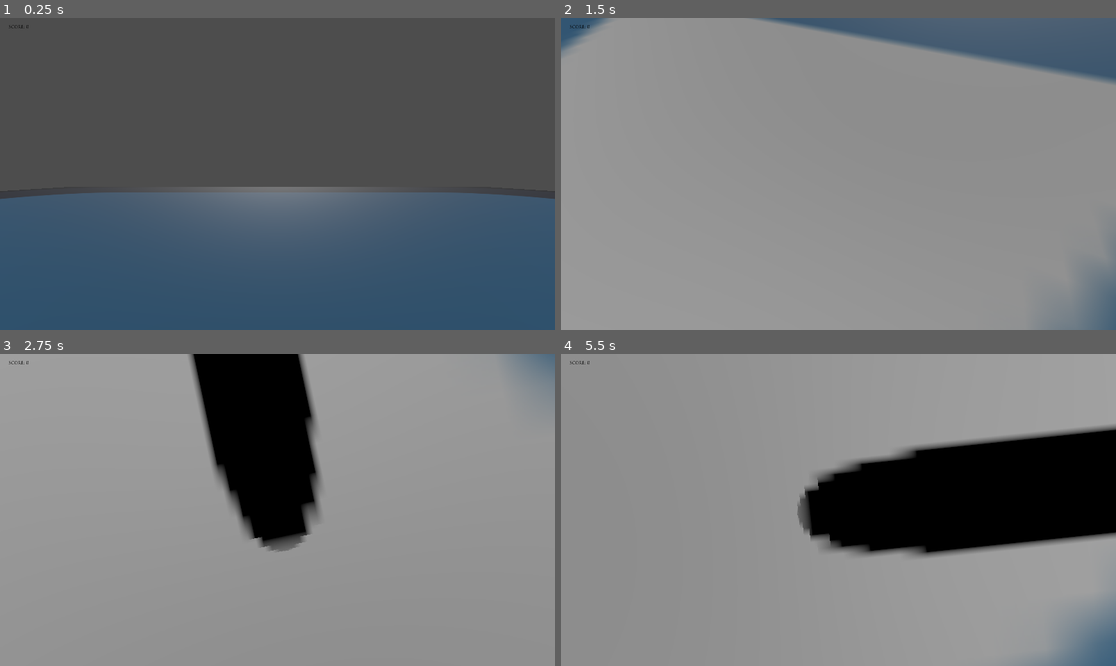
Above: before the commit, frames 1-4 (two rows, left to right).
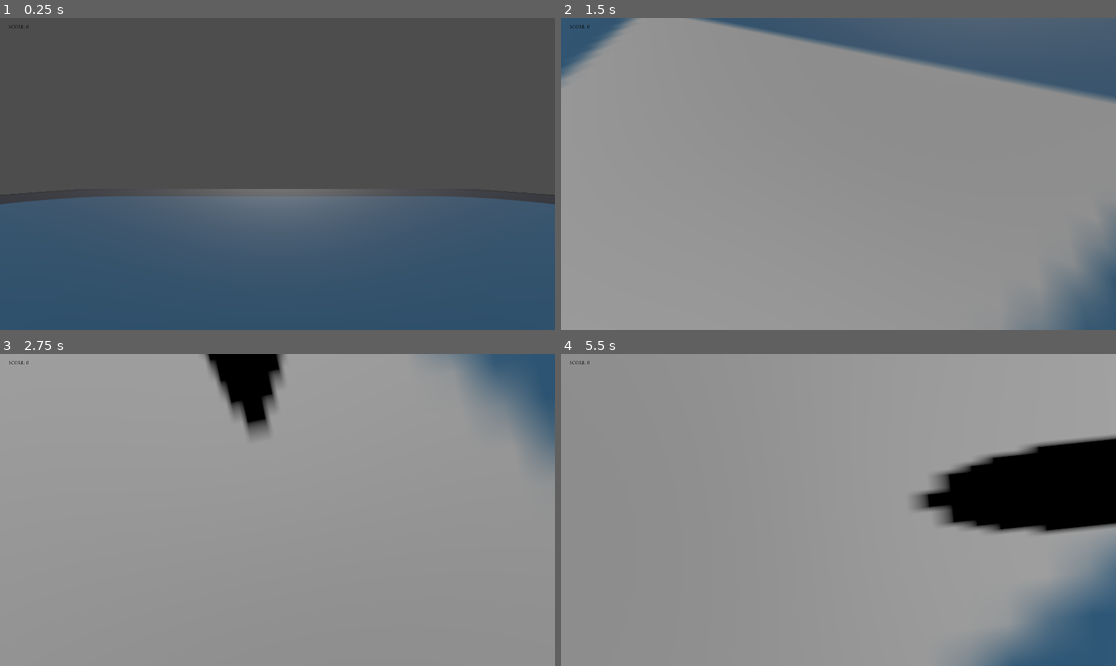
Above: after the commit, the same moments.

Repository: CynicalComment/Aooni
Game: Godot game, scene res://scenes/main.tscn
The game is run twice, just before and just after one commit, with the same random seed, the same clock (stepped at 60 frames per second) and the same inputs. The engine's default icon, where the game draws it, is replaced by a stand-in: a white triangle on a blue panel in a dark square.
Inputs (mouse positions are in pixels of both pictures, inside the frame that each line leads up to):
- Up to frame 1 (0.25 s): no input
- Up to frame 2 (1.5 s): tap Enter (ui_accept) at 0.5, 1.25 s; move the mouse to (960, 158) at 0.52 s; hold D (move_right) 0.53-1.28 s; hold Shift (sprint) 0.53-1.28 s; tap Space (jump) at 0.77 s; move the mouse to (727, 189) at 1.27 s; hold S (move_backward) from 1.28 s (still down); tap Shift (sprint) at 1.35 s
- Up to frame 3 (2.75 s): tap Space (jump) at 1.52 s; move the mouse to (333, 441) at 2.02 s; release S (move_backward) at 2.03 s; hold D (move_right) from 2.03 s (still down); hold Shift (sprint) from 2.03 s (still down)
- Up to frame 4 (5.5 s): move the mouse to (810, 572) at 2.77 s; release D (move_right) at 2.78 s; release Shift (sprint) at 2.78 s; hold W (move_forward) 2.78-3.53 s; tap Shift (sprint) at 2.85, 4.35 s; tap Space (jump) at 3.02, 3.77, 4.52 s; tap Enter (ui_accept) at 3.5, 4.25, 5 s; move the mouse to (1005, 556) at 3.52 s; hold Shift (sprint) 3.53-4.28 s; hold A (move_left) 3.53-5.03 s; move the mouse to (672, 463) at 4.27 s; move the mouse to (866, 510) at 5.02 s; hold S (move_backward) from 5.03 s (still down); hold Shift (sprint) from 5.03 s (still down)

The runs differ from the first frame. In frame 1, 1.2% of the frame differs, in the area x 0-100%, y 54-60%; in frame 2, 6.9%; in frame 3, 14%; in frame 4, 17%, in the area x 42-100%, y 22-100%.

Commit message:
GitTest
Moved Ground yippeeeee

Diff:
--- a/scenes/main.tscn
+++ b/scenes/main.tscn
@@ -35,6 +35,7 @@
 shape = SubResource("BoxShape3D_0wfyh")
 
 [node name="MeshInstance3D" type="MeshInstance3D" parent="Ground" unique_id=1986304551]
+transform = Transform3D(1, 0, 0, 0, 1, 0, 0, 0, 1, 0, -0.400442, 0)
 mesh = SubResource("BoxMesh_sugp2")
 
 [node name="SunLight" type="DirectionalLight3D" parent="." unique_id=1331432600]
--- a/scripts/player.gd
+++ b/scripts/player.gd
@@ -24,7 +24,7 @@
 	if Input.is_action_pressed("sprint"):
 		velocity.x = velocity.x * 1.5
 		velocity.z = velocity.z * 1.5
-		#checkinggithub
+		#checkinggithub please do something
 
 
 	move_and_slide()
